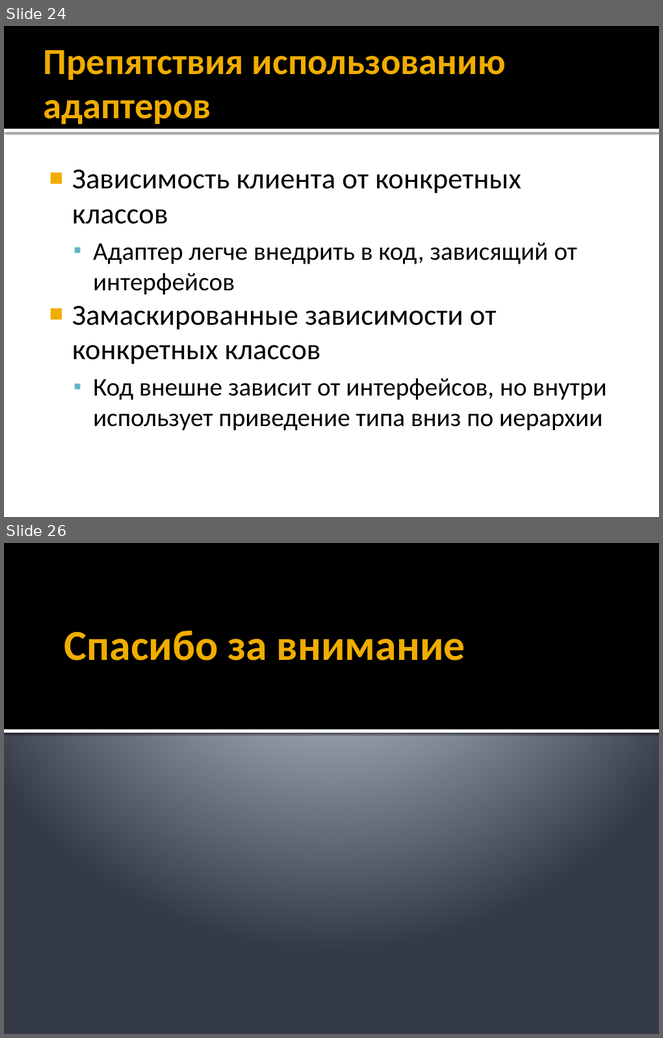
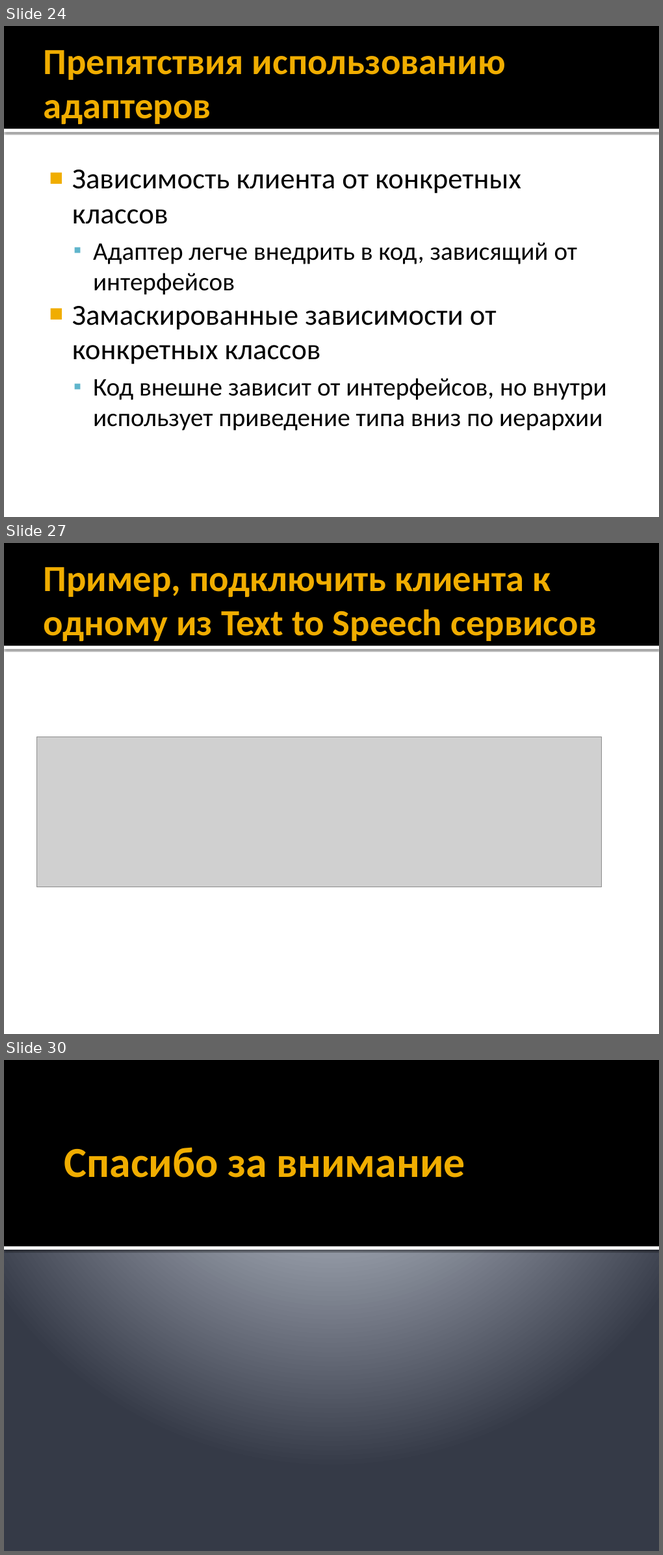
Before and after one commit to alexey-malov/ood, a slide deck: lectures/07.adapter/adapter.pptx. Shown one above the other, each under a label of ours: slides 24 and 26 before the commit, slides 24, 27 and 30 after it; the slides between them are not shown. The pictures are 663x1038 and 663x1555 pixels, drawn with LibreOffice and Linux fonts; fonts in the diff are those of the drawing; grey boxes stand for pictures. Boxes give left, top, right and bottom in pixels: in the first picture for what was removed or moved away, otherwise in the second. Text is boxed around its words. In the diff, an @@ line names an element or a change of style, - is before the commit and + after.

```diff
--- a/lectures/07.adapter/adapter.pptx
+++ b/lectures/07.adapter/adapter.pptx
@@ slide 27 added at [4, 543, 659, 1034], background #FFFFFF; not listed: 2 template elements that a slide beside it also shows @@
@@ title added at [43, 567, 597, 641], 40.5 pt, text #F0AD00, bold @@
+Пример, подключить клиента к одному из Text to Speech сервисов
@@ picture added at [36, 737, 601, 887] @@
@@ what was slide 26 is now slide 30 @@
```
Also in this commit, not shown: 3 slides changed, 3 other slides added, 2 other files.
